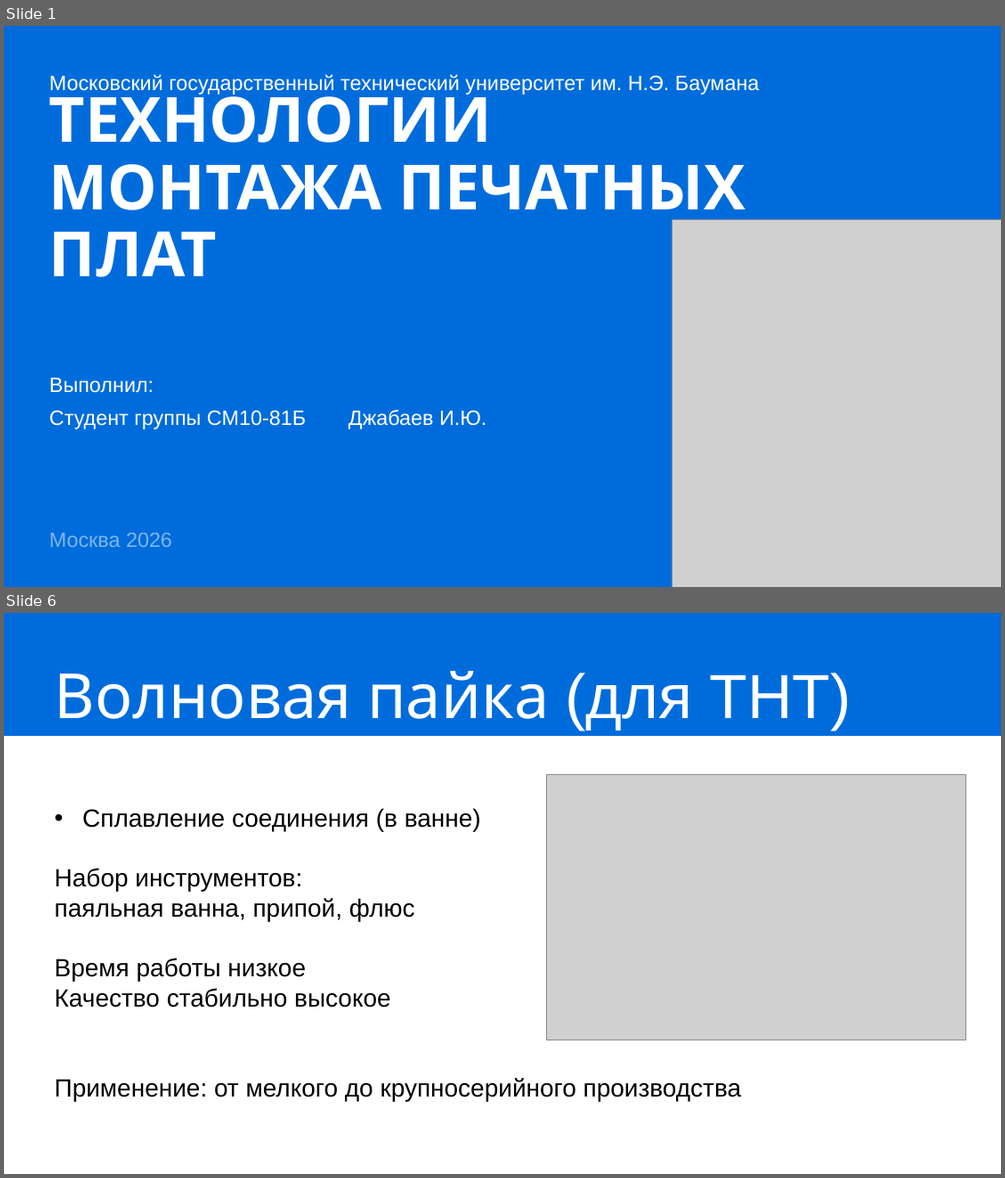
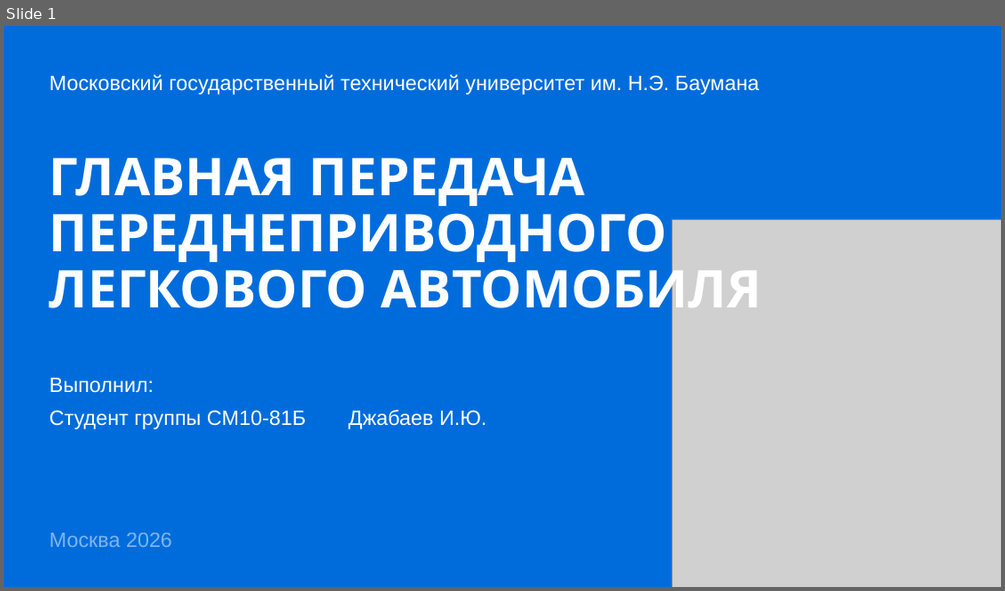
Before and after one commit to IbrahimDzheby/Diplom, a slide deck: МРиПЭ/Защита.pptx. Shown one above the other, each under a label of ours: slides 1 and 6 before the commit, slide 1 after it; the slides between them are not shown. The pictures are 1005x1178 and 1005x591 pixels, drawn with LibreOffice and Linux fonts; fonts in the diff are those of the drawing; grey boxes stand for pictures. Boxes give left, top, right and bottom in pixels: in the first picture for what was removed or moved away, otherwise in the second. Text is boxed around its words. In the diff, an @@ line names an element or a change of style, - is before the commit and + after.

```diff
--- a/МРиПЭ/Защита.pptx
+++ b/МРиПЭ/Защита.pptx
@@ slide 6 removed at (4,613,1001,1174), background #FFFFFF @@
@@ rectangle removed at (4,613,1001,736) @@
@@ title removed at (55,671,851,730) @@
-Волновая пайка (для THT)
@@ picture removed at (547,774,966,1040) @@
@@ text removed at (55,808,742,1101) @@
-• Сплавление соединения (в ванне)
-Набор инструментов:
-паяльная ванна, припой, флюс
-Время работы низкое
-Качество стабильно высокое
-Применение: от мелкого до крупносерийного производства
@@ slide 1 changed as well @@
@@ title at (49,158,761,321): text changed; size 60 to 50 pt @@
-ТЕХНОЛОГИИ МОНТАЖА ПЕЧАТНЫХ ПЛАТ
+ГЛАВНАЯ ПЕРЕДАЧА
+ПЕРЕДНЕПРИВОДНОГО
+ЛЕГКОВОГО АВТОМОБИЛЯ
```
Also in this commit, not shown: 10 slides added, 9 other slides removed, 3 other files.
